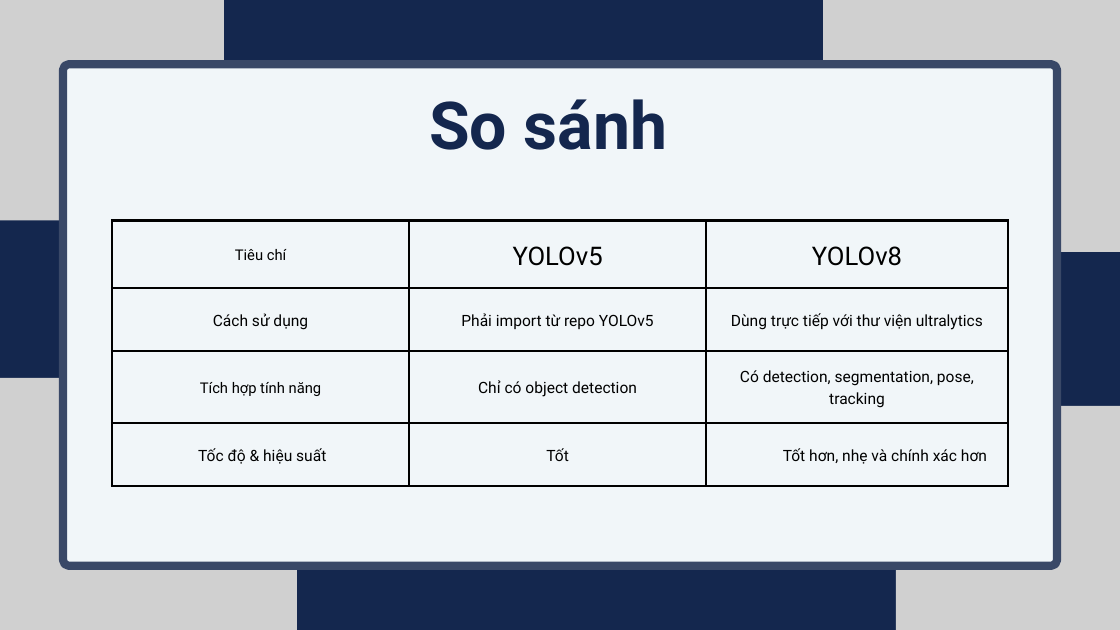
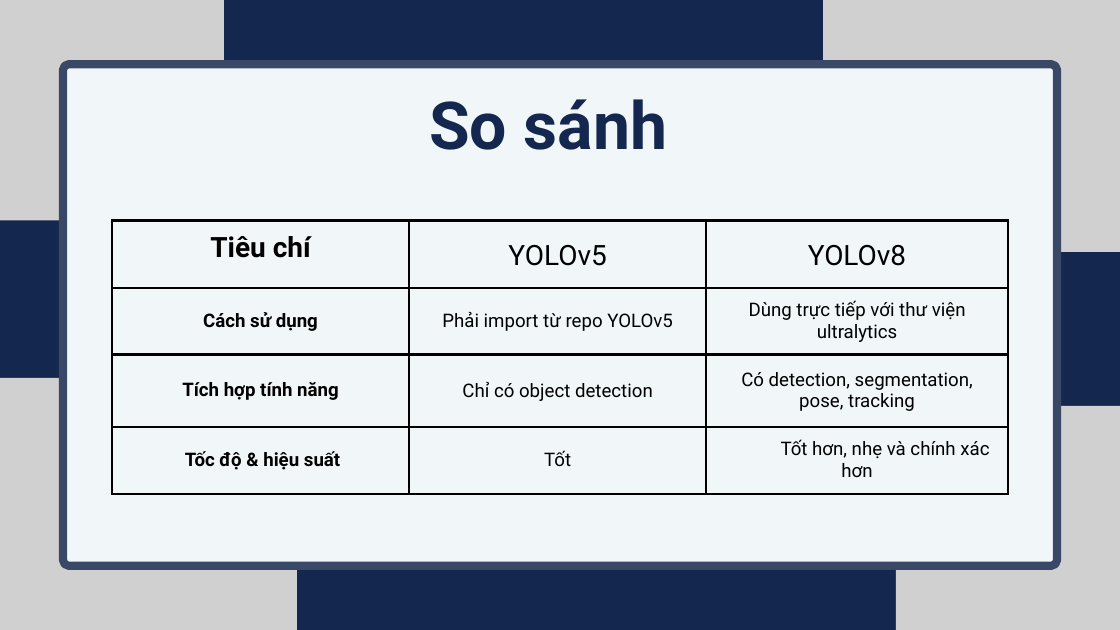
Before and after one commit to AnhTu259/Nhom_20_NMXLAS_HK243, a slide deck: slide 6 of Slide_Bao_Cao.pptx. Drawn at 1120x630 pixels with LibreOffice and Linux fonts; fonts in the diff are those of the drawing; grey boxes stand for pictures. Boxes give left, top, right and bottom in pixels: in the first picture for what was removed or moved away, otherwise in the second. Text is boxed around its words. In the diff, an @@ line names an element or a change of style, - is before the commit and + after.

```diff
--- a/Slide_Bao_Cao.pptx
+++ b/Slide_Bao_Cao.pptx
@@ table at bbox=[112, 221, 1009, 494] @@
@@ size 19 to 36 pt in "Tiêu chí" @@
@@ bold on in "Tiêu chí", "Cách sử dụng", "Tích hợp tính năng", "Tốc độ & hiệu suất" @@
@@ size 33 to 36 pt in "YOLOv5", "YOLOv8" @@
@@ size 20 to 24 pt in "Cách sử dụng", "Phải import từ repo YOLOv5", "Dùng trực tiếp với thư viện ultralytics", "Chỉ có object detection" and 4 more places @@
@@ size 19 to 24 pt in "Tích hợp tính năng" @@
```
Also in this commit, not shown: 3 other slides changed, 3 other files.
